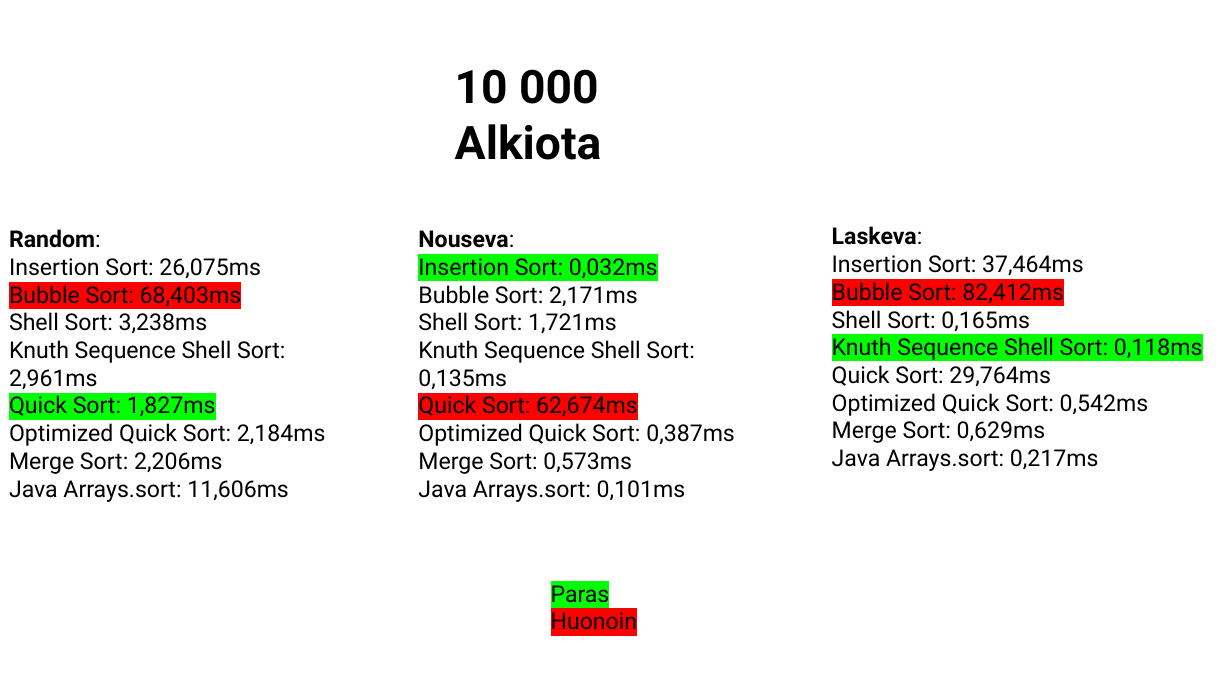
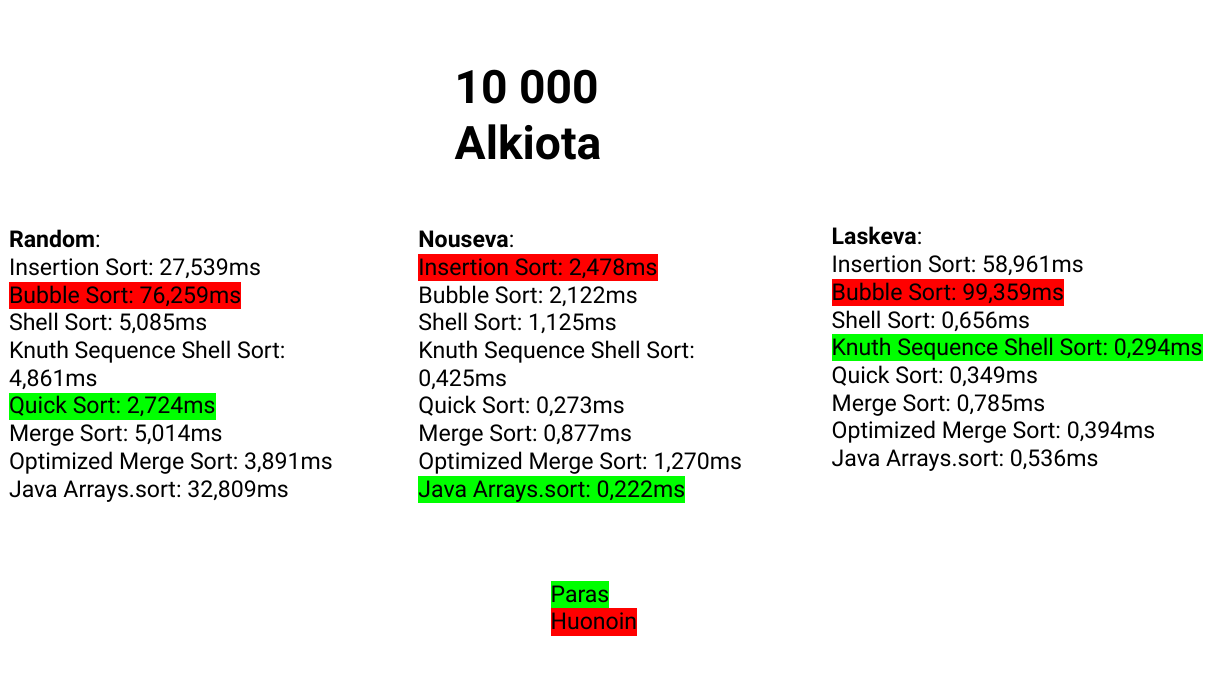
Before and after one commit to KeskinenNiilo/SortAlgorithmsJava, a slide deck: slide 1 of dokumentointi.pptx. Drawn at 1232x693 pixels with LibreOffice and Linux fonts; fonts in the diff are those of the drawing. Boxes give left, top, right and bottom in pixels: in the first picture for what was removed or moved away, otherwise in the second. Text is boxed around its words. In the diff, an @@ line names an element or a change of style, - is before the commit and + after.

Commit message:
fixed quicksort

```diff
--- a/dokumentointi.pptx
+++ b/dokumentointi.pptx
@@ text at [9, 258, 333, 502]: text changed @@
-Insertion Sort: 26,075ms
-Bubble Sort: 68,403ms
-Shell Sort: 3,238ms
-Knuth Sequence Shell Sort: 2,961ms
-Quick Sort: 1,827ms
-Optimized Quick Sort: 2,184ms
-Merge Sort: 2,206ms
-Java Arrays.sort: 11,606ms
+Insertion Sort: 27,539ms
+Bubble Sort: 76,259ms
+Shell Sort: 5,085ms
+Knuth Sequence Shell Sort: 4,861ms
+Quick Sort: 2,724ms
+Merge Sort: 5,014ms
+Optimized Merge Sort: 3,891ms
+Java Arrays.sort: 32,809ms
@@ text at [418, 258, 743, 502]: text changed @@
-Insertion Sort: 0,032ms
-Bubble Sort: 2,171ms
-Shell Sort: 1,721ms
-Knuth Sequence Shell Sort: 0,135ms
-Quick Sort: 62,674ms
-Optimized Quick Sort: 0,387ms
-Merge Sort: 0,573ms
-Java Arrays.sort: 0,101ms
+Insertion Sort: 2,478ms
+Bubble Sort: 2,122ms
+Shell Sort: 1,125ms
+Knuth Sequence Shell Sort: 0,425ms
+Quick Sort: 0,273ms
+Merge Sort: 0,877ms
+Optimized Merge Sort: 1,270ms
+Java Arrays.sort: 0,222ms
@@ text at [832, 255, 1203, 471]: text changed @@
-Insertion Sort: 37,464ms
-Bubble Sort: 82,412ms
-Shell Sort: 0,165ms
-Knuth Sequence Shell Sort: 0,118ms
-Quick Sort: 29,764ms
-Optimized Quick Sort: 0,542ms
-Merge Sort: 0,629ms
-Java Arrays.sort: 0,217ms
+Insertion Sort: 58,961ms
+Bubble Sort: 99,359ms
+Shell Sort: 0,656ms
+Knuth Sequence Shell Sort: 0,294ms
+Quick Sort: 0,349ms
+Merge Sort: 0,785ms
+Optimized Merge Sort: 0,394ms
+Java Arrays.sort: 0,536ms
```
Also in this commit, not shown: 4 other slides changed, 2 slides added, 3 slides removed, 1 other file.
